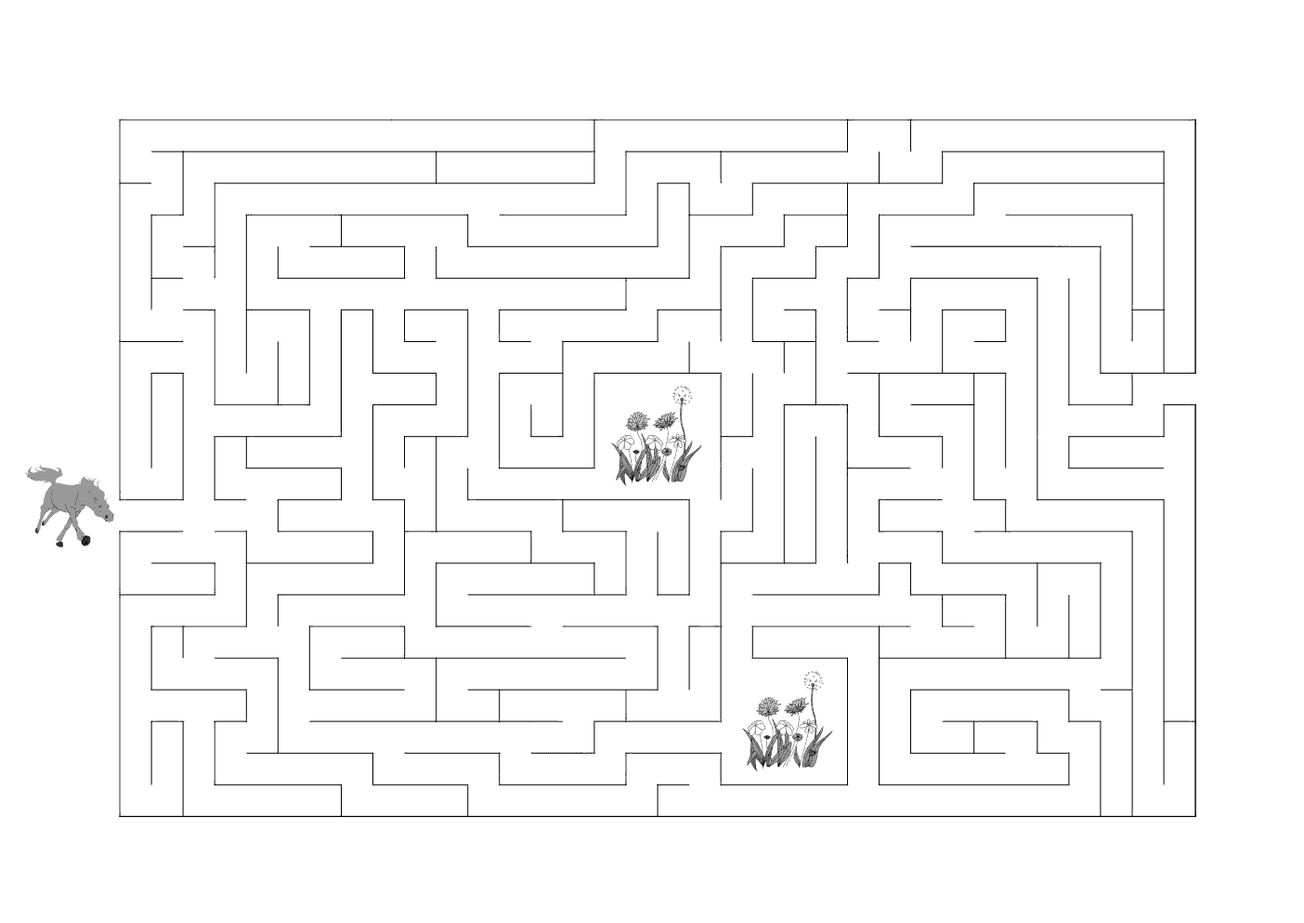
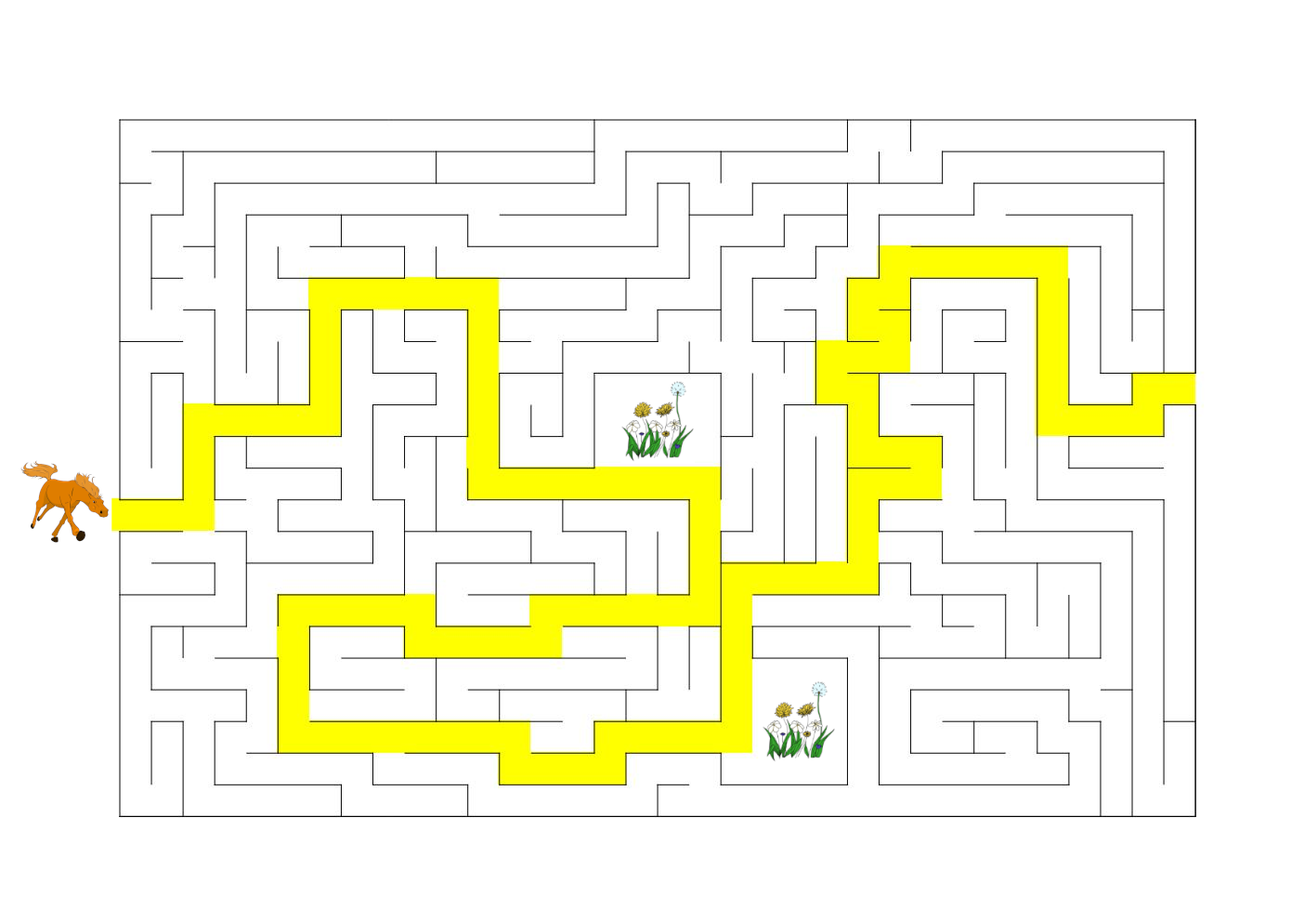
Layer changes from the first 1304x923 image to the second:
painted on "Copie de Fleurs_coul.jpg" over [740, 668, 836, 772]
painted on "Fleurs_coul.jpg" over [609, 380, 705, 487]
painted on "Cheval_galop_coul.jpg" over [20, 459, 117, 548]
painted on "laby_04_solution.jpg" over [73, 118, 1205, 818]
